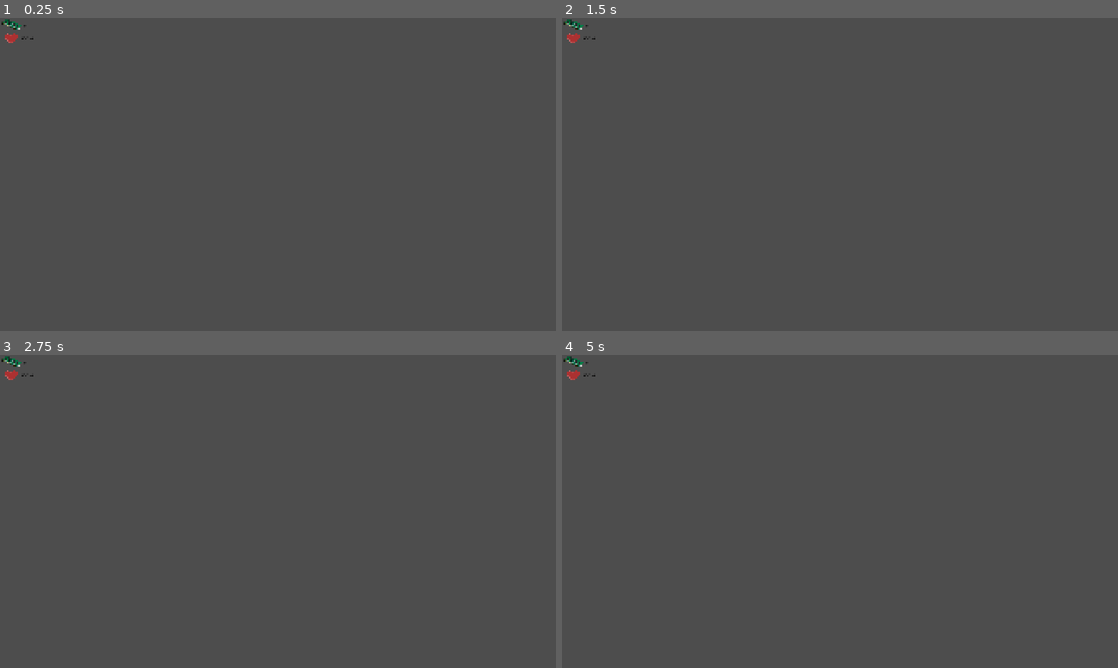
Above: before the commit, frames 1-4 (two rows, left to right).
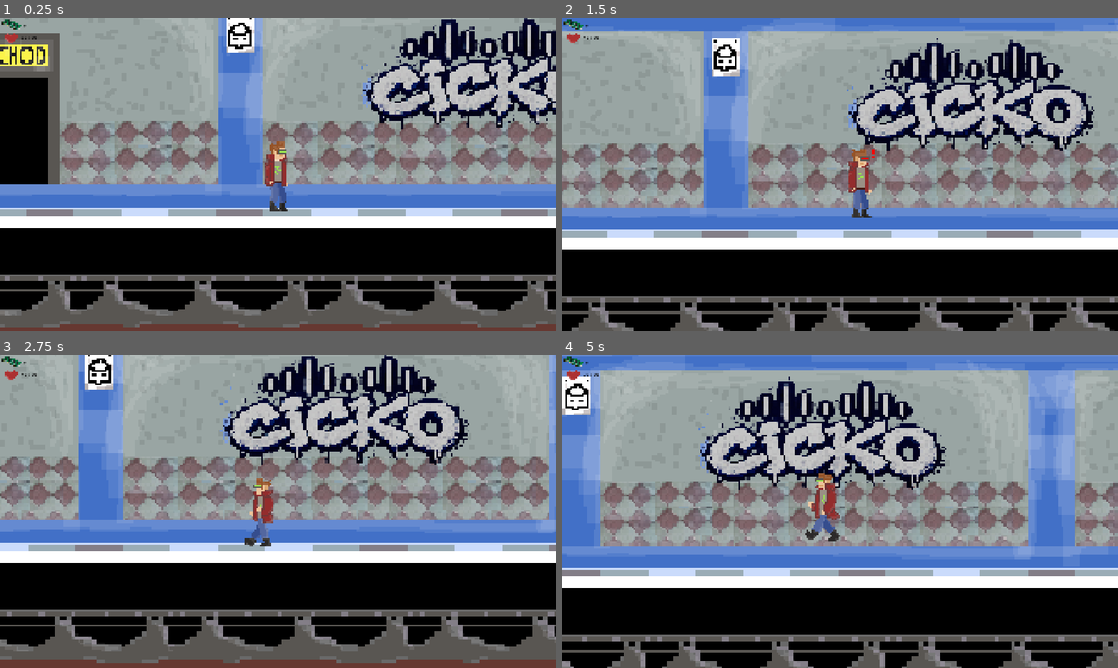
Above: after the commit, the same moments.

Repository: NetoCZ/Metro
Game: Godot game, scene res://Scenes/ShopOut.tscn
The game is run twice, just before and just after one commit, with the same random seed, the same clock (stepped at 60 frames per second) and the same inputs. This scene is started directly instead of the project's main scene.
Inputs:
- Up to frame 1 (0.25 s): no input
- Up to frame 2 (1.5 s): hold F (attack) 0.53-1.28 s; hold D (move_right) from 0.53 s (still down); tap Space (move_jump) at 0.77 s; tap P (hurt) at 1.35 s
- Up to frame 3 (2.75 s): tap Space (move_jump) at 1.52 s; release D (move_right) at 2.03 s; hold A (move_left) from 2.03 s (still down); hold E (interruct) from 2.03 s (still down)
- Up to frame 4 (5 s): release A (move_left) at 2.78 s; release E (interruct) at 2.78 s; hold D (move_right) 2.78-4.28 s; tap F (attack) at 2.85 s; tap Space (move_jump) at 3.02, 3.77, 4.52 s; hold P (hurt) 3.53-4.28 s; hold A (move_left) from 4.28 s (still down); tap E (interruct) at 4.35 s

The runs differ from the first frame. In frame 1, 91% of the frame differs, in the area x 0-100%, y 0-100%; in frame 2, 96%; in frame 3, 92%; in frame 4, 96%.

Commit message:
prebuilddd

Diff:
--- a/Scenes/ShopOut.tscn
+++ b/Scenes/ShopOut.tscn
@@ -1,3 +1,40 @@
 [gd_scene format=3 uid="uid://cuqxsxvk7x371"]
 
+[ext_resource type="Texture2D" uid="uid://dak4f4bxfdbug" path="res://Assets/stanice0.png" id="1_3u81u"]
+[ext_resource type="Texture2D" uid="uid://52bnvry664nf" path="res://Assets/FINALNIPODOBAOBCHODCHODBA.png" id="1_ncsqt"]
+[ext_resource type="PackedScene" uid="uid://dnyf0pog4niyr" path="res://Scenes/Player/player.tscn" id="2_3u81u"]
+
+[sub_resource type="RectangleShape2D" id="RectangleShape2D_wdocy"]
+size = Vector2(2516, 12)
+
 [node name="ShopOut" type="Node2D" unique_id=669731540]
+position = Vector2(56, -11)
+
+[node name="bg2" type="Sprite2D" parent="." unique_id=1501241375]
+position = Vector2(-2241, -81.00002)
+scale = Vector2(6.3, 5.8999996)
+texture = ExtResource("1_3u81u")
+
+[node name="bg3" type="Sprite2D" parent="." unique_id=373067583]
+position = Vector2(1325, -81.00002)
+scale = Vector2(6.300001, 5.8999996)
+texture = ExtResource("1_3u81u")
+
+[node name="bg" type="Sprite2D" parent="." unique_id=1439196072]
+position = Vector2(30, -81.00002)
+scale = Vector2(6.3, 5.9)
+texture = ExtResource("1_ncsqt")
+
+[node name="StaticBody2D" type="StaticBody2D" parent="." unique_id=856110348]
+
+[node name="CollisionShape2D" type="CollisionShape2D" parent="StaticBody2D" unique_id=1532944178]
+position = Vector2(34, 120)
+shape = SubResource("RectangleShape2D_wdocy")
+one_way_collision = true
+
+[node name="CollisionShape2D2" type="CollisionShape2D" parent="StaticBody2D" unique_id=728580554]
+position = Vector2(32, 460)
+shape = SubResource("RectangleShape2D_wdocy")
+one_way_collision = true
+
+[node name="Player" parent="." unique_id=362517795 instance=ExtResource("2_3u81u")]
Binary file added: Assets/FINALNIPODOBAOBCHODCHODBA.png
Not shown, added: Assets/FINALNIPODOBAOBCHODCHODBA.png.import
